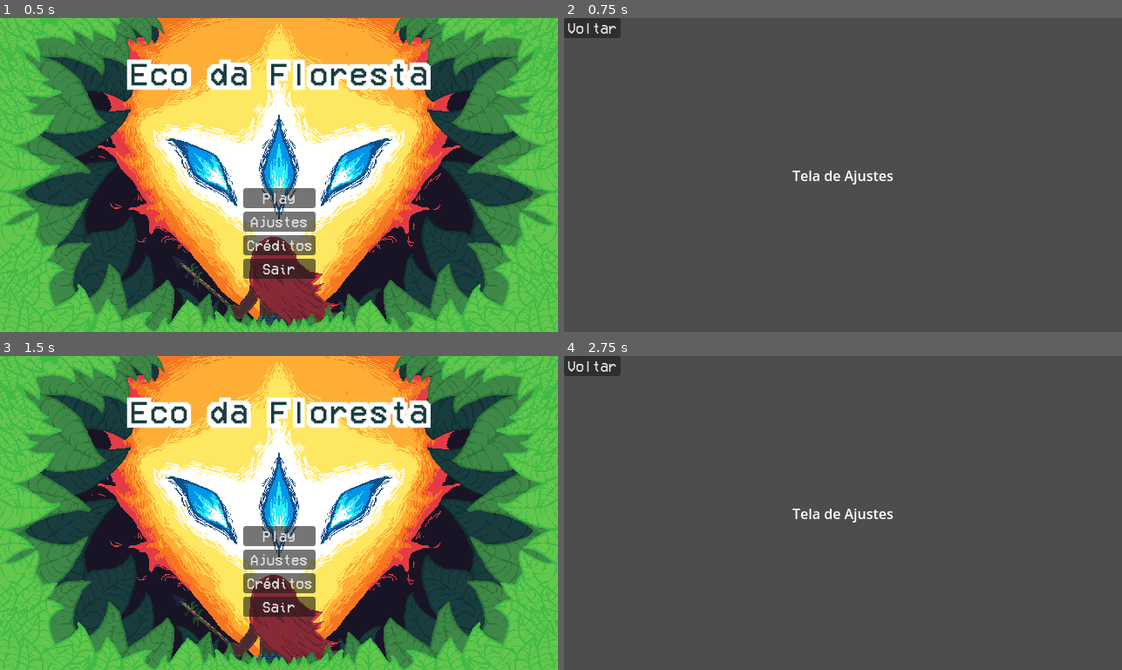
Above: before the commit, frames 1-4 (two rows, left to right).
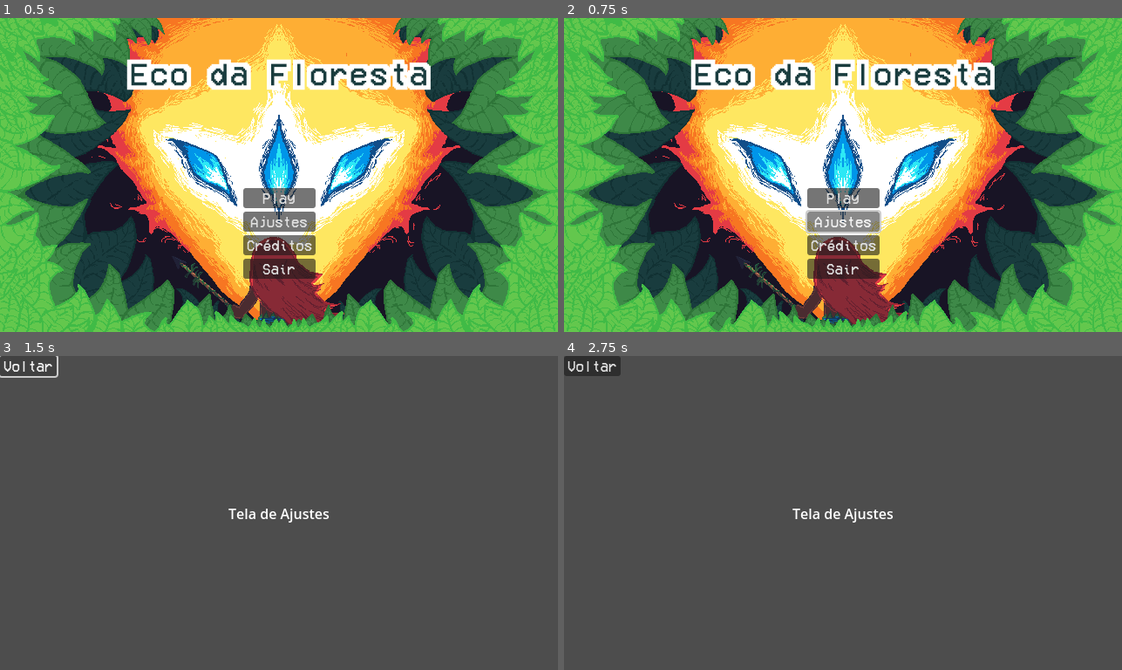
Above: after the commit, the same moments.

Repository: SamuelMTL/AmazonProject
Game: Godot game, scene res://scenes/MainMenuScene/MainMenu.tscn
Two runs of this game, one before a commit and one after it. Both use one fixed random seed, a clock stepped at 60 frames per second and the inputs below. Sound files missing from this copy of the repository are replaced by a short silence.
Inputs:
- Up to frame 1 (0.5 s): no input
- Up to frame 2 (0.75 s): click "Ajustes" at 0.5 s
- Up to frame 3 (1.5 s): click "Voltar" at 1.25 s
- Up to frame 4 (2.75 s): click "Ajustes" at 2 s

Frame 1 is identical in both runs. In frame 2, 100% of the frame differs, in the area x 0-100%, y 0-100%; in frame 3, 100%; in frame 4, nothing differs.

Commit message:
Sons dos botões (Menu Principal) adicionado.

Diff:
--- a/amazonproject/Components/MainMenuButtonComponent/MainMenuButton.tscn
+++ b/amazonproject/Components/MainMenuButtonComponent/MainMenuButton.tscn
@@ -1,11 +1,20 @@
-[gd_scene load_steps=3 format=3 uid="uid://c6yd2kl7pfr2f"]
+[gd_scene load_steps=5 format=3 uid="uid://c6yd2kl7pfr2f"]
 
-[ext_resource type="Script" uid="uid://bgtquv2jobd53" path="res://Components/MainMenuButtonComponent/main_menu_button.gd" id="1_2v82r"]
+[ext_resource type="Script" path="res://Components/MainMenuButtonComponent/main_menu_button.gd" id="1_2v82r"]
 [ext_resource type="FontFile" uid="uid://bm1yrc41rrxlf" path="res://assets/fonts/VCR_OSD_MONO_1.001.ttf" id="1_we2ol"]
+[ext_resource type="AudioStream" uid="uid://cjrockamstgr7" path="res://assets/sound/sfx/buttom-click.mp3" id="3_b2kwt"]
+[ext_resource type="AudioStream" uid="uid://d0alea6l7h606" path="res://assets/sound/sfx/buttom-hover.mp3" id="4_bi4t5"]
 
 [node name="MainMenuButton" type="Button"]
 theme_override_fonts/font = ExtResource("1_we2ol")
 text = "texto"
 script = ExtResource("1_2v82r")
 
+[node name="Click Sound" type="AudioStreamPlayer" parent="."]
+stream = ExtResource("3_b2kwt")
+
+[node name="Hover Sound" type="AudioStreamPlayer" parent="."]
+stream = ExtResource("4_bi4t5")
+
+[connection signal="mouse_entered" from="." to="." method="_on_mouse_entered"]
 [connection signal="pressed" from="." to="." method="_on_pressed"]
--- a/amazonproject/Components/MainMenuButtonComponent/main_menu_button.gd
+++ b/amazonproject/Components/MainMenuButtonComponent/main_menu_button.gd
@@ -2,12 +2,23 @@
 
 @export var label_text: String
 @export var next_scene: String
+@onready var click_sound = $"Click Sound"
+@onready var hover_sound = $"Hover Sound"
 
 func _ready() -> void:
 	text = label_text
+	click_sound.volume_db = -5
+	hover_sound.volume_db = -15
 
 func _on_pressed() -> void:
+	click_sound.play()
+	await get_tree().create_timer(0.5).timeout
+
 	if label_text == "Sair":
 		get_tree().quit()
 	else:
 		get_tree().change_scene_to_file(next_scene)
+
+# Som ao passar o mouse por cima
+func _on_mouse_entered() -> void:
+	hover_sound.play()
Not shown, added: amazonproject/assets/sound/sfx/buttom-click.mp3.import
Not shown, added: amazonproject/assets/sound/sfx/buttom-hover.mp3.import
Not shown, added: amazonproject/assets/sound/sfx/buttom-click.mp3
Not shown, added: amazonproject/assets/sound/sfx/buttom-hover.mp3
